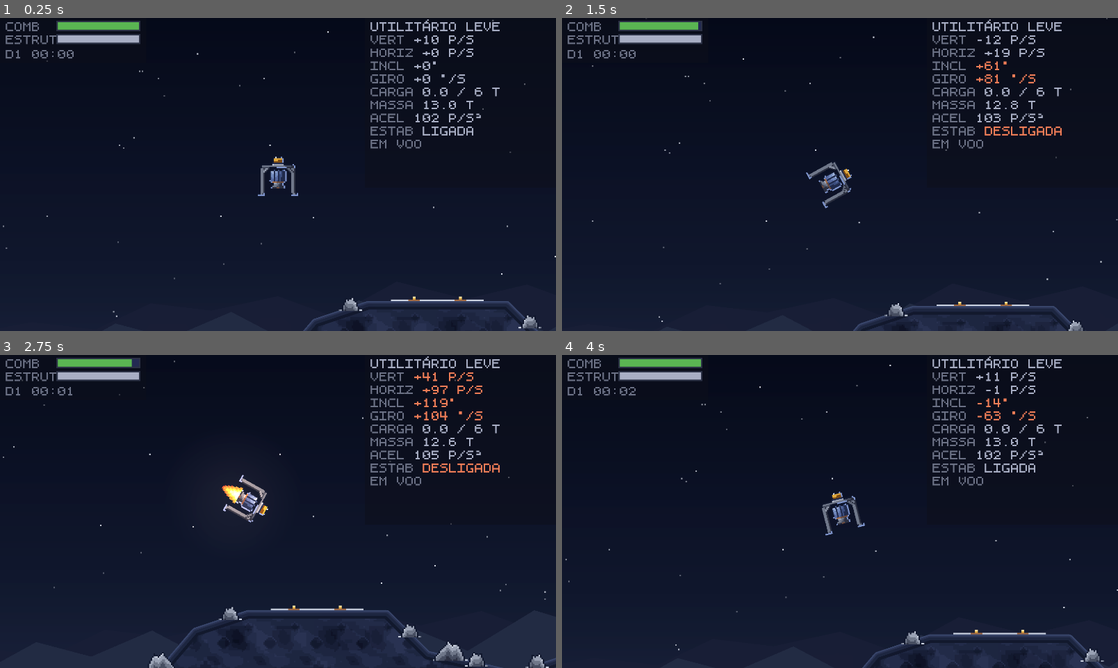
Above: before the commit, frames 1-4 (two rows, left to right).
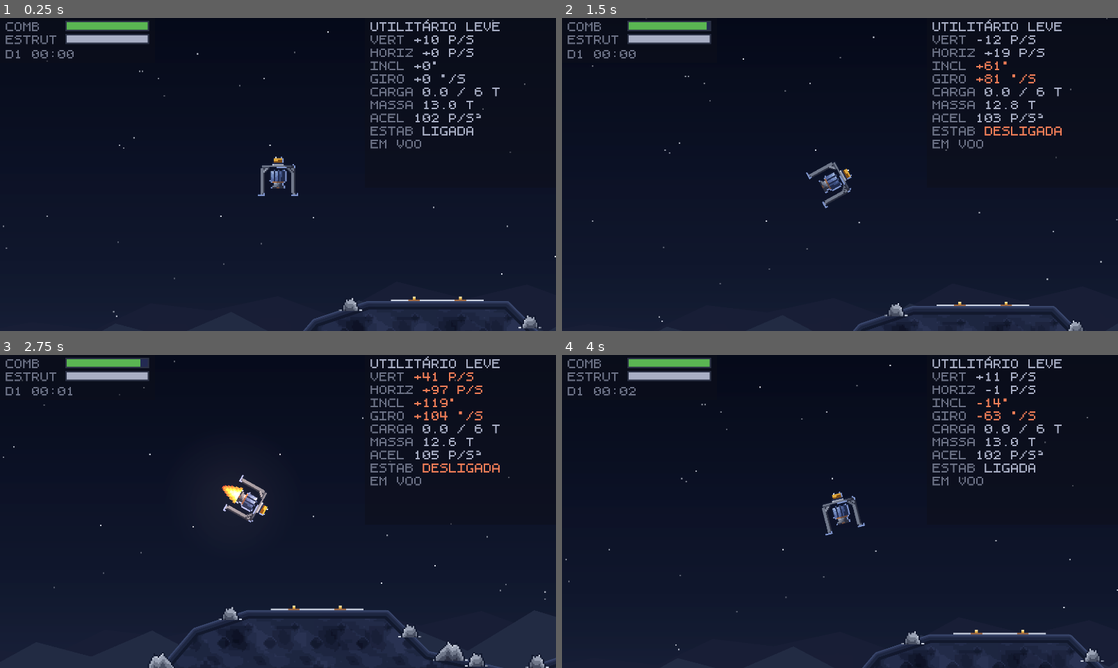
Above: after the commit, the same moments.

Repository: valdersonjr/llrr
Game: Godot game, scene res://stages/teste_pouso/teste_pouso.tscn
Same seed, same stepped clock (60 frames per second), same inputs: the game is played once before the commit and once after it.
Inputs (mouse positions are in pixels of both pictures, inside the frame that each line leads up to):
- Up to frame 1 (0.25 s): no input
- Up to frame 2 (1.5 s): move the mouse to (962, 158) at 0.52 s; hold D (girar_direita) 0.53-1.28 s; hold W (empuxo) 0.53-1.28 s; click (962, 158) at 0.67 s; move the mouse to (728, 190) at 1.27 s; hold A (girar_esquerda) from 1.28 s (still down); tap T (alternar_estabilizacao) at 1.35 s
- Up to frame 3 (2.75 s): tap W (empuxo) at 1.55 s; move the mouse to (333, 442) at 2.02 s; release A (girar_esquerda) at 2.03 s; hold D (girar_direita) from 2.03 s (still down); hold W (empuxo) from 2.03 s (still down)
- Up to frame 4 (4 s): move the mouse to (812, 574) at 2.77 s; release W (empuxo) at 2.78 s; tap F (operar_carga) at 2.85 s; click (812, 574) at 2.92 s; tap W (empuxo) at 3.05, 3.8 s; move the mouse to (1006, 558) at 3.52 s; release D (girar_direita) at 3.53 s; hold A (girar_esquerda) from 3.53 s (still down); hold R (reiniciar) from 3.53 s (still down)

The runs differ from the first frame. In frame 1, 0.2% of the frame differs, in the area x 10-27%, y 0-9%; in frame 2, 0.2%; in frame 3, 0.3%; in frame 4, 0.2%.
Error in both runs: Cannot call method 'set_input_as_handled' on a null value. (res://entities/ui/pausa/pausa.gd:38)

Commit message:
refactor(entities): um catálogo passa a responder que cascos existem
Só a fase de teste sabia, num `Array[PackedScene]` dela, e o harness tinha
uma segunda cópia da mesma lista em constante. Estaleiro, tela de escolha,
save e nave inimiga iam todos precisar dela, e cada um teria a sua.

Agora é um `.tres`: acrescentar um casco é duplicar o dado, montar a cena e
arrastá-la para o catálogo — sem recompilar, sem procurar onde mais o casco
está listado. O harness lê de lá, então casco novo entra na verificação
sozinho.

`Casco` ganha faixa, passo e sufixo de unidade em cada campo, que é o que
torna o Inspector utilizável para ajustar peso e empuxo com o jogo aberto.
Mais `aceleracao_leve()` e `aceleracao_carregada()`, que são os dois números
que decidem se o casco sobe da plataforma.

O `CLAUDE.md` local passa a registrar por que os cascos são dado e não
subclasse — a pergunta reaparece, e a resposta precisa estar escrita.

Junto, dois defeitos que o diff expôs: a serra distante nunca tinha sido
alargada (a substituição do commit do parallax não casou em silêncio) e
podia mostrar a borda do polígono deslizando, e o rótulo da barra encostava
nela. A barra também deixa de dizer CASCO — ela mede integridade
estrutural, e o glossário separa os dois termos.

Co-Authored-By: Claude Opus 5 (1M context) <noreply@anthropic.com>
Claude-Session: https://claude.ai/code/session_011AzPcEDAjYSMoHyssT894N

Diff:
--- a/entities/player/casco.gd
+++ b/entities/player/casco.gd
@@ -12,34 +12,48 @@
 
 @export_group("Massa")
 ## Casco vazio, sem combustível nem carga.
-@export var massa_seca: float = 8.0
-@export var capacidade_carga: float = 6.0
-@export var combustivel_maximo: float = 5.0
+@export_range(1.0, 60.0, 0.5, "or_greater", "suffix:t") var massa_seca: float = 8.0
+## Quanto o porão leva. Carga pesa: entra direto na massa.
+@export_range(0.0, 80.0, 0.5, "or_greater", "suffix:t") var capacidade_carga: float = 6.0
+## O tanque também pesa, e vai ficando leve conforme queima.
+@export_range(0.5, 40.0, 0.5, "or_greater", "suffix:t") var combustivel_maximo: float = 5.0
 
 @export_group("Propulsão")
 ## Empuxo do motor principal, no eixo da nave.
-@export var empuxo_principal: float = 1320.0
+@export_range(100.0, 12000.0, 10.0, "or_greater") var empuxo_principal: float = 1320.0
 ## Empuxo dos propulsores de manobra, translação lateral.
-@export var empuxo_manobra: float = 340.0
-@export var torque_manobra: float = 1900.0
+@export_range(20.0, 3000.0, 10.0, "or_greater") var empuxo_manobra: float = 340.0
+@export_range(100.0, 12000.0, 10.0, "or_greater") var torque_manobra: float = 1900.0
 ## Teto de velocidade angular, em graus/s.
-@export var giro_maximo: float = 120.0
+@export_range(20.0, 360.0, 5.0, "suffix:°/s") var giro_maximo: float = 120.0
 
 @export_group("Consumo")
 ## Toneladas por segundo com o acelerador no máximo.
-@export var consumo_principal: float = 0.22
+@export_range(0.01, 3.0, 0.01, "or_greater", "suffix:t/s") var consumo_principal: float = 0.22
 ## Toneladas por segundo por eixo de manobra ativo — inclui a estabilização.
-@export var consumo_manobra: float = 0.05
+@export_range(0.005, 1.0, 0.005, "or_greater", "suffix:t/s") var consumo_manobra: float = 0.05
 
 @export_group("Estrutura")
-@export var integridade_maxima: float = 100.0
+@export_range(10.0, 500.0, 5.0, "or_greater") var integridade_maxima: float = 100.0
 
 @export_group("Trem de pouso")
 ## Velocidade de contato que as pernas absorvem sem dano, alinhada.
-@export var pouso_velocidade_maxima: float = 30.0
+@export_range(5.0, 120.0, 1.0, "suffix:px/s") var pouso_velocidade_maxima: float = 30.0
 ## Desalinhamento tolerado entre a nave e a normal da superfície.
-@export var pouso_angulo_maximo: float = 12.0
+@export_range(1.0, 45.0, 1.0, "suffix:°") var pouso_angulo_maximo: float = 12.0
 ## Giro residual tolerado no contato, em graus/s.
-@export var pouso_giro_maximo: float = 20.0
+@export_range(1.0, 90.0, 1.0, "suffix:°/s") var pouso_giro_maximo: float = 20.0
 ## Tempo parada e nivelada até o contato virar pouso de fato.
-@export var pouso_tempo_estavel: float = 0.6
+@export_range(0.0, 3.0, 0.05, "suffix:s") var pouso_tempo_estavel: float = 0.6
+
+
+## Aceleração com o tanque cheio e o porão vazio, em px/s². É o primeiro
+## número que o jogador sente, e o que decide se o casco sobe da plataforma.
+func aceleracao_leve() -> float:
+	return empuxo_principal / (massa_seca + combustivel_maximo)
+
+
+## A mesma coisa com o porão cheio. Se cair abaixo da gravidade da região, o
+## casco simplesmente não decola carregado — é aqui que se vê o preço.
+func aceleracao_carregada() -> float:
+	return empuxo_principal / (massa_seca + combustivel_maximo + capacidade_carga)
--- /dev/null
+++ b/entities/player/cascos.tres
@@ -0,0 +1,10 @@
+[gd_resource type="Resource" script_class="CatalogoDeCascos" format=3 uid="uid://dvedvqeexf2nq"]
+
+[ext_resource type="Script" path="res://entities/player/catalogo_de_cascos.gd" id="1_catalogo"]
+[ext_resource type="PackedScene" path="res://entities/player/utilitario_leve/utilitario_leve.tscn" id="2_leve"]
+[ext_resource type="PackedScene" path="res://entities/player/cargueiro_resistente/cargueiro_resistente.tscn" id="3_carga"]
+[ext_resource type="PackedScene" path="res://entities/player/interceptador/interceptador.tscn" id="4_inter"]
+
+[resource]
+script = ExtResource("1_catalogo")
+cascos = Array[PackedScene]([ExtResource("2_leve"), ExtResource("3_carga"), ExtResource("4_inter")])
--- /dev/null
+++ b/entities/player/catalogo_de_cascos.gd
@@ -0,0 +1,32 @@
+class_name CatalogoDeCascos
+extends Resource
+## Quem responde "que cascos existem no jogo".
+##
+## Uma lista editável no Inspector, não uma constante em código: acrescentar um
+## casco tem que ser duplicar um `.tres`, montar a cena e arrastá-la para cá —
+## sem recompilar, sem procurar onde mais o casco está listado.
+##
+## Antes disso, só a fase de teste sabia quais cascos existiam, num
+## `Array[PackedScene]` dela. Estaleiro, tela de escolha, save e nave inimiga
+## iam todos precisar da mesma lista, e cada um teria a sua.
+
+@export var cascos: Array[PackedScene] = []
+
+
+func quantidade() -> int:
+	return cascos.size()
+
+
+## Instancia um casco pelo índice, dando a volta na lista. Devolve null se o
+## catálogo estiver vazio — quem chama decide o que fazer com isso.
+func criar(indice: int) -> Nave:
+	if cascos.is_empty():
+		return null
+	var cena := cascos[posmod(indice, cascos.size())]
+	return cena.instantiate() as Nave if cena != null else null
+
+
+## O índice seguinte, dando a volta. Existe para quem cicla não precisar
+## conhecer o tamanho da lista.
+func seguinte(indice: int) -> int:
+	return 0 if cascos.is_empty() else posmod(indice + 1, cascos.size())
--- a/entities/ui/hud/hud.tscn
+++ b/entities/ui/hud/hud.tscn
@@ -14,7 +14,7 @@
 theme = ExtResource("2_tema")
 
 [node name="FundoBarras" type="ColorRect" parent="Raiz"]
-offset_right = 101.0
+offset_right = 107.0
 offset_bottom = 31.0
 color = Color(0.051, 0.059, 0.102, 0.55)
 
@@ -27,65 +27,65 @@
 [node name="RotuloCombustivel" type="Label" parent="Raiz"]
 offset_left = 4.0
 offset_top = 1.0
-offset_right = 34.0
+offset_right = 42.0
 offset_bottom = 11.0
 theme_override_colors/font_color = Color(0.42, 0.443, 0.522, 1)
 text = "COMB"
 
 [node name="MolduraCombustivel" type="ColorRect" parent="Raiz"]
-offset_left = 39.0
+offset_left = 45.0
 offset_top = 2.0
-offset_right = 97.0
+offset_right = 103.0
 offset_bottom = 9.0
 color = Color(0.169, 0.192, 0.271, 1)
 
 [node name="FundoCombustivel" type="ColorRect" parent="Raiz"]
-offset_left = 40.0
+offset_left = 46.0
 offset_top = 3.0
-offset_right = 96.0
+offset_right = 102.0
 offset_bottom = 8.0
 color = Color(0.137, 0.165, 0.322, 1)
 
 [node name="BarraCombustivel" type="ColorRect" parent="Raiz"]
-offset_left = 40.0
+offset_left = 46.0
 offset_top = 3.0
-offset_right = 96.0
+offset_right = 102.0
 offset_bottom = 8.0
 color = Color(0.353, 0.71, 0.322, 1)
 
 [node name="RotuloIntegridade" type="Label" parent="Raiz"]
 offset_left = 4.0
 offset_top = 10.0
-offset_right = 34.0
+offset_right = 42.0
 offset_bottom = 20.0
 theme_override_colors/font_color = Color(0.42, 0.443, 0.522, 1)
 text = "ESTRUT"
 
 [node name="MolduraIntegridade" type="ColorRect" parent="Raiz"]
-offset_left = 39.0
+offset_left = 45.0
 offset_top = 11.0
-offset_right = 97.0
+offset_right = 103.0
 offset_bottom = 18.0
 color = Color(0.169, 0.192, 0.271, 1)
 
 [node name="FundoIntegridade" type="ColorRect" parent="Raiz"]
-offset_left = 40.0
+offset_left = 46.0
 offset_top = 12.0
-offset_right = 96.0
+offset_right = 102.0
 offset_bottom = 17.0
 color = Color(0.137, 0.165, 0.322, 1)
 
 [node name="BarraIntegridade" type="ColorRect" parent="Raiz"]
-offset_left = 40.0
+offset_left = 46.0
 offset_top = 12.0
-offset_right = 96.0
+offset_right = 102.0
 offset_bottom = 17.0
 color = Color(0.659, 0.682, 0.769, 1)
 
 [node name="Relogio" type="Label" parent="Raiz"]
 offset_left = 4.0
 offset_top = 20.0
-offset_right = 101.0
+offset_right = 107.0
 offset_bottom = 30.0
 theme_override_colors/font_color = Color(0.42, 0.443, 0.522, 1)
 
--- a/stages/teste_pouso/teste_pouso.gd
+++ b/stages/teste_pouso/teste_pouso.gd
@@ -38,10 +38,9 @@
 @export var serra_media: PackedVector2Array = PackedVector2Array()
 ## Posições em x onde cair pedra solta. O y sai do próprio perfil.
 @export var pedras: PackedFloat32Array = PackedFloat32Array()
-## Cascos disponíveis para troca. Ferramenta de protótipo: sentir os três
-## papéis é o que responde a pergunta da seção 18, e ninguém sente um casco
-## lendo a tabela dele.
-@export var cascos: Array[PackedScene] = []
+## De onde vêm os cascos. A região aponta para o catálogo em vez de manter a
+## própria lista: uma fase pode oferecer um subconjunto sem duplicar nada.
+@export var catalogo_de_cascos: CatalogoDeCascos
 
 @onready var _nave: Nave = $UtilitarioLeve
 @onready var _camera: CameraSeguidora = $Camera
@@ -80,10 +79,12 @@
 ## junto de propósito: cada casco tem tanque, casco e porão próprios, e herdar
 ## os do anterior seria mentira sobre o que se está pilotando.
 func _trocar_casco() -> void:
-	if cascos.size() < 2:
-		return
-	_indice_do_casco = (_indice_do_casco + 1) % cascos.size()
-	var nova: Nave = cascos[_indice_do_casco].instantiate()
+	if catalogo_de_cascos == null or catalogo_de_cascos.quantidade() < 2:
+		return
+	_indice_do_casco = catalogo_de_cascos.seguinte(_indice_do_casco)
+	var nova := catalogo_de_cascos.criar(_indice_do_casco)
+	if nova == null:
+		return
 	nova.position = Vector2(_nave.global_position.x,
 		_nave.global_position.y - 24.0)
 	_nave.queue_free()
--- a/stages/teste_pouso/teste_pouso.tscn
+++ b/stages/teste_pouso/teste_pouso.tscn
@@ -9,8 +9,7 @@
 [ext_resource type="Texture2D" uid="uid://bk2ic2bpv3k13" path="res://stages/teste_pouso/art/rocha.png" id="7_rocha"]
 [ext_resource type="Texture2D" uid="uid://eq5ppaxvhlqg" path="res://stages/teste_pouso/art/crosta.png" id="8_crosta"]
 [ext_resource type="Texture2D" uid="uid://bcp8crm86weg7" path="res://stages/teste_pouso/art/planeta_distante.png" id="9_planeta"]
-[ext_resource type="PackedScene" uid="uid://vyw8lqfiliwu" path="res://entities/player/cargueiro_resistente/cargueiro_resistente.tscn" id="10_carga"]
-[ext_resource type="PackedScene" uid="uid://vyxfysd0liwu" path="res://entities/player/interceptador/interceptador.tscn" id="11_inter"]
+[ext_resource type="Resource" path="res://entities/player/cascos.tres" id="10_catalogo"]
 
 [sub_resource type="Environment" id="Environment_brilho"]
 background_mode = 3
@@ -22,10 +21,10 @@
 [node name="TestePouso" type="Node2D" unique_id=112673534]
 script = ExtResource("1_fase")
 perfil = PackedVector2Array(0, 352, 48, 352, 56, 360, 168, 360, 178, 348, 240, 342, 276, 300, 312, 288, 408, 288, 436, 316, 498, 330, 534, 318, 558, 252, 588, 226, 652, 226, 674, 264, 708, 332, 768, 346)
-serra_distante = PackedVector2Array(0, 252, 44, 244, 88, 249, 126, 231, 168, 236, 214, 226, 252, 240, 296, 216, 344, 228, 386, 218, 430, 234, 478, 210, 522, 222, 568, 213, 616, 231, 664, 219, 712, 228, 768, 214, 860, 230, 960, 214, 1090, 236)
+serra_distante = PackedVector2Array(-320, 244, -220, 232, -120, 248, -40, 226, 0, 252, 44, 244, 88, 249, 126, 231, 168, 236, 214, 226, 252, 240, 296, 216, 344, 228, 386, 218, 430, 234, 478, 210, 522, 222, 568, 213, 616, 231, 664, 219, 712, 228, 768, 214, 860, 230, 960, 214, 1090, 236)
 serra_media = PackedVector2Array(-320, 288, -230, 266, -140, 286, -60, 258, 0, 294, 38, 286, 78, 292, 118, 270, 156, 280, 198, 262, 240, 284, 286, 254, 330, 268, 372, 258, 416, 276, 462, 248, 508, 262, 552, 251, 600, 272, 648, 250, 700, 265, 768, 256, 850, 268, 940, 250, 1090, 272)
 pedras = PackedFloat32Array(28, 194, 216, 252, 300, 424, 452, 470, 512, 690, 726)
-cascos = Array[PackedScene]([ExtResource("3_nave"), ExtResource("10_carga"), ExtResource("11_inter")])
+catalogo_de_cascos = ExtResource("10_catalogo")
 
 [node name="FundoCeu" type="Parallax2D" parent="." unique_id=51013983]
 scroll_scale = Vector2(0.16, 0.16)
--- a/tools/voo_check.gd
+++ b/tools/voo_check.gd
@@ -25,11 +25,9 @@
 const PLATAFORMA_LARGA := Vector2(112.0, 356.0)
 ## Trecho de terreno plano sem plataforma nenhuma.
 const CHAO_NU := Vector2(24.0, 352.0)
-const CASCOS := [
-	"res://entities/player/utilitario_leve/utilitario_leve.tscn",
-	"res://entities/player/cargueiro_resistente/cargueiro_resistente.tscn",
-	"res://entities/player/interceptador/interceptador.tscn",
-]
+## Vem do catálogo, não de uma lista aqui: casco novo entra na verificação
+## sozinho, sem ninguém lembrar de acrescentá-lo em dois lugares.
+const CATALOGO := preload("res://entities/player/cascos.tres")
 ## Distância do topo do deck até a origem da nave com os pés encostados.
 const ALTURA_DOS_PES := 15.0
 
@@ -247,8 +245,8 @@
 ## Cada casco tem sua própria colisão, seus próprios pés e sua própria
 ## tolerância. Um pousar não diz nada sobre os outros dois.
 func _os_tres_cascos_pousam() -> void:
-	for caminho in CASCOS:
-		var nave: Nave = (load(caminho) as PackedScene).instantiate()
+	for i in CATALOGO.quantidade():
+		var nave := CATALOGO.criar(i)
 		_fase.add_child(nave)
 		await _passos(2)
 		nave.gravidade = 40.0
Not shown, added: entities/player/catalogo_de_cascos.gd.uid
Not shown, changed: entities/player/CLAUDE.md
